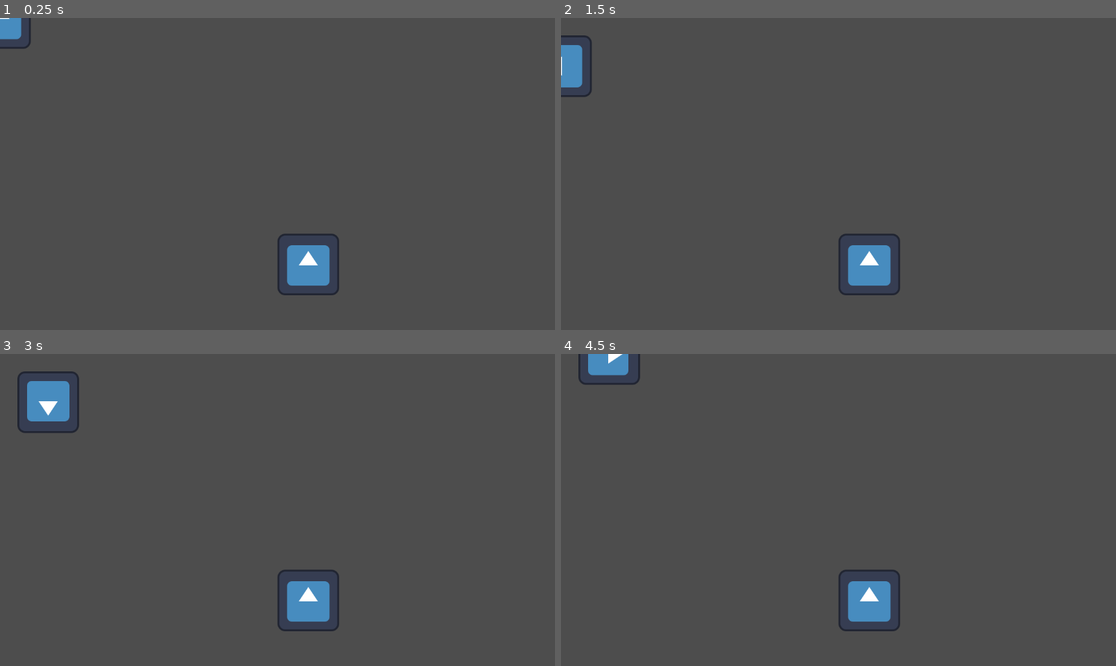
Above: before the commit, frames 1-4 (two rows, left to right).
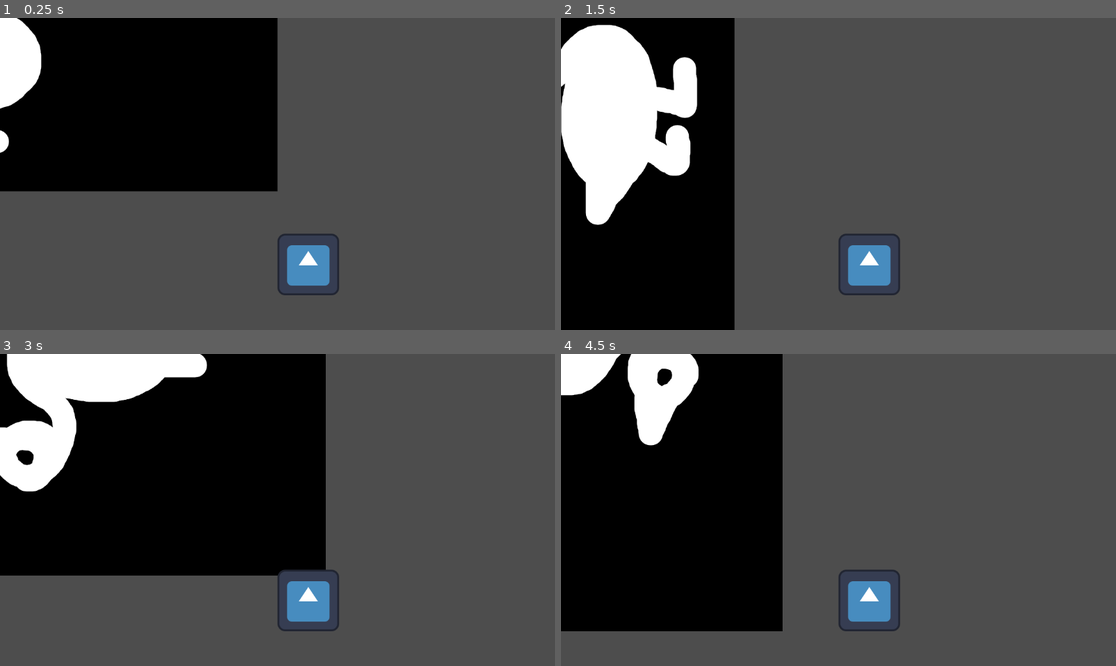
Above: after the commit, the same moments.

Repository: g3bryja/one_button_jam
Game: Godot game, scene res://Scenes/Level 1.tscn
The game is run twice, just before and just after one commit, with the same random seed, the same clock (stepped at 60 frames per second) and the same inputs. This scene is started directly instead of the project's main scene. The engine's default icon, where the game draws it, is replaced by a stand-in: a white triangle on a blue panel in a dark square.
Inputs:
- Up to frame 1 (0.25 s): no input
- Up to frame 2 (1.5 s): tap Enter at 0.5 s; tap Space (button) at 0.6, 1.25, 1.35 s
- Up to frame 3 (3 s): tap Enter at 2 s; tap Space (button) at 2.1, 2.75, 2.85 s
- Up to frame 4 (4.5 s): tap Enter at 3.5 s; tap Space (button) at 3.6, 4.25, 4.35 s

The runs differ from the first frame. In frame 1, 28% of the frame differs, in the area x 0-51%, y 0-56%; in frame 2, 31%; in frame 3, 41%, in the area x 0-59%, y 0-72%; in frame 4, 35%.

Commit message:
Added player direction

Diff:
--- a/Scenes/Level 1.tscn
+++ b/Scenes/Level 1.tscn
@@ -1,8 +1,9 @@
-[gd_scene load_steps=7 format=3 uid="uid://byml3u40mmctk"]
+[gd_scene load_steps=8 format=3 uid="uid://byml3u40mmctk"]
 
 [ext_resource type="PackedScene" uid="uid://ts7dbo61j63a" path="res://Prefabs/game_manager.tscn" id="1_wv84l"]
 [ext_resource type="Script" path="res://Scripts/Player.gd" id="2_2xrjm"]
 [ext_resource type="Texture2D" uid="uid://do380dw60afwt" path="res://icon.svg" id="3_bfg5n"]
+[ext_resource type="Texture2D" uid="uid://b23dmcnjdvn70" path="res://Sprites/goose.png" id="3_juocn"]
 [ext_resource type="Script" path="res://Scripts/Rotate CCW Action.gd" id="4_0ubb6"]
 [ext_resource type="Script" path="res://Scripts/Move Forward Action.gd" id="5_xtbv6"]
 
@@ -17,7 +18,7 @@
 script = ExtResource("2_2xrjm")
 
 [node name="Sprite2D" type="Sprite2D" parent="Player"]
-texture = ExtResource("3_bfg5n")
+texture = ExtResource("3_juocn")
 
 [node name="Rotate CW Action" type="Node" parent="Player"]
 script = ExtResource("4_0ubb6")
--- a/Scripts/Player.gd
+++ b/Scripts/Player.gd
@@ -1,4 +1,26 @@
 extends Node2D
+
+
+var _LEFT = 'left'
+var _RIGHT = 'right'
+var _UP = 'up'
+var _DOWN = 'down'
+
+var direction = _RIGHT
+
+
+func _process(_delta):
+	var dir = int(rotation_degrees / 90) % 4
+	match dir:
+		0:
+			direction = _RIGHT
+		1:
+			direction = _DOWN
+		2:
+			direction = _LEFT
+		3:
+			direction = _UP
+	print(dir)
 
 
 func _on_star_collision(collision: Area2D):
Binary file added: Sprites/goose.png
Not shown, added: Sprites/goose.png.import
